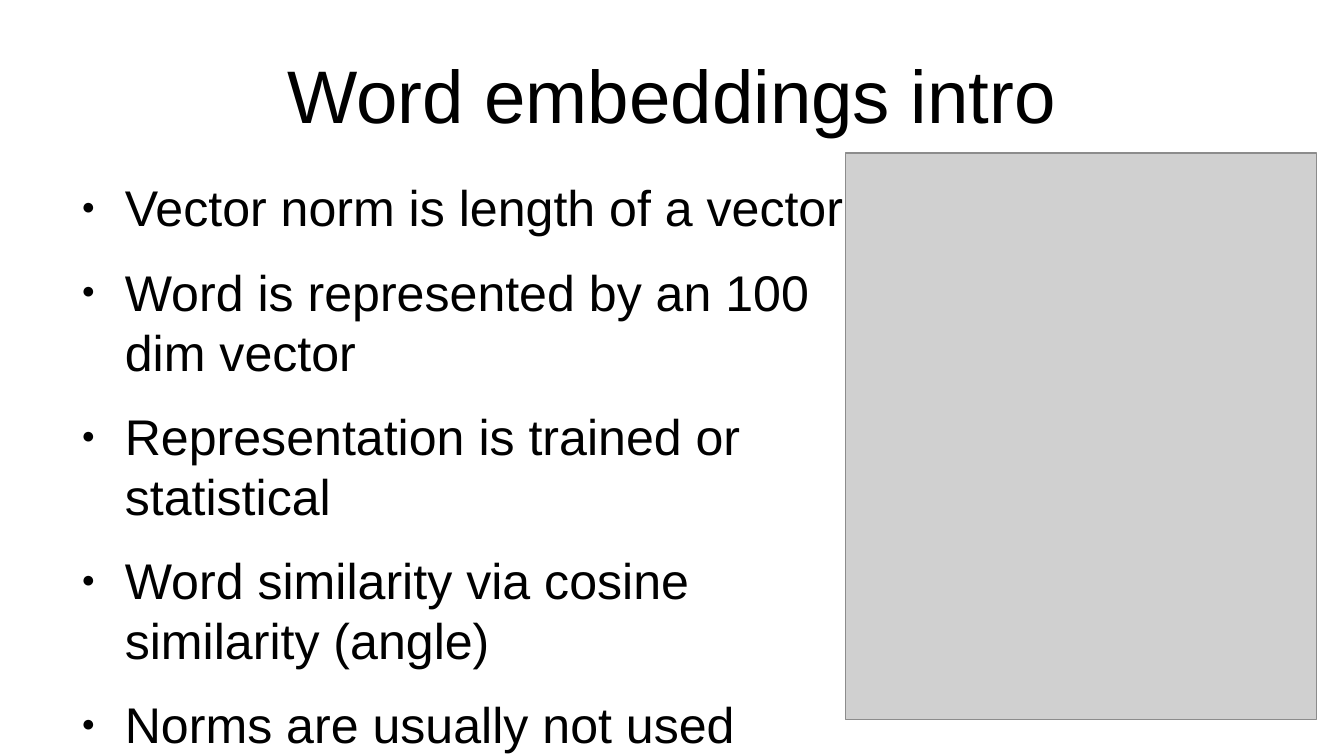
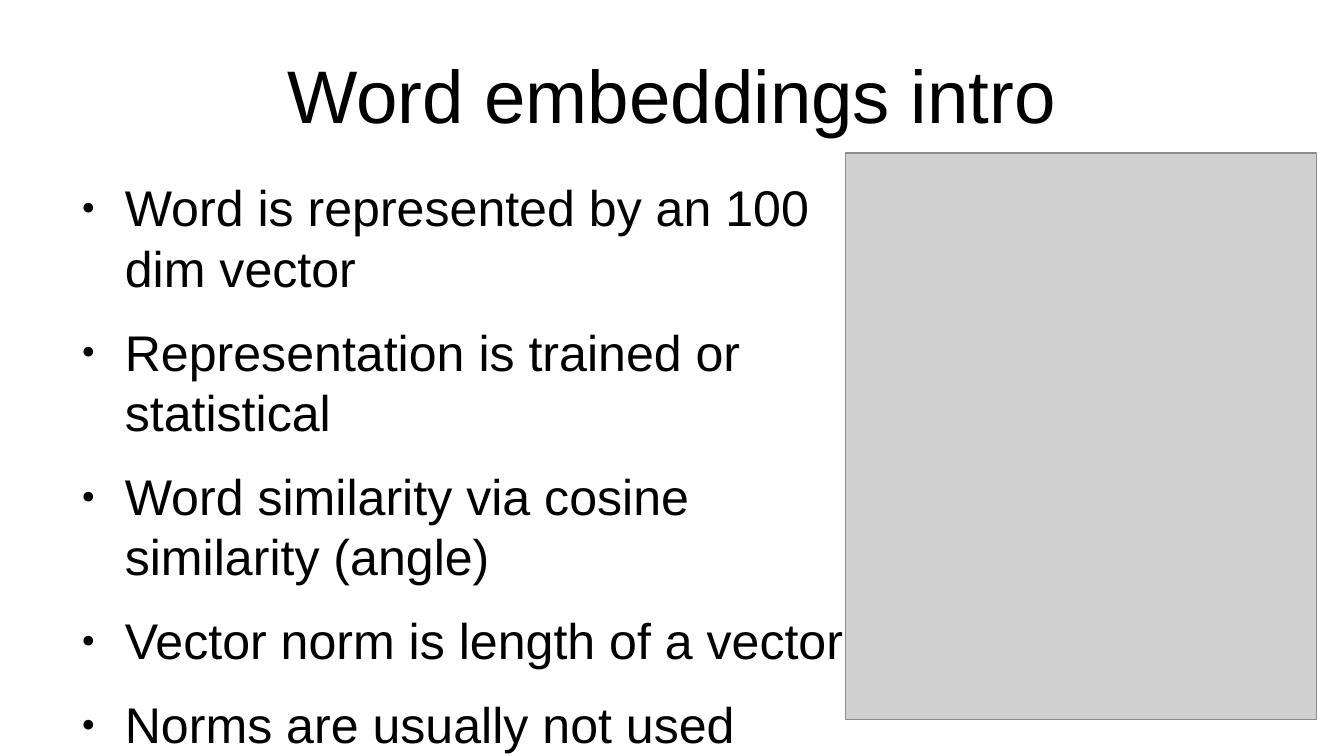
Before and after one commit to vackosar/fasttext-vector-norms-and-oov-words, a slide deck: slide 3 of presentation.odp. Drawn at 1344x756 pixels with LibreOffice and Linux fonts; fonts in the diff are those of the drawing; grey boxes stand for pictures. Boxes give left, top, right and bottom in pixels: in the first picture for what was removed or moved away, otherwise in the second. Text is boxed around its words. In the diff, an @@ line names an element or a change of style, - is before the commit and + after.

```diff
--- a/presentation.odp
+++ b/presentation.odp
@@ text at <box>125,189,843,237</box>: paragraph removed @@
-● Vector norm is length of a vector
@@ text at <box>125,622,843,669</box>: paragraph added @@
+● Vector norm is length of a vector
```
Also in this commit, not shown: 7 other slides changed.
